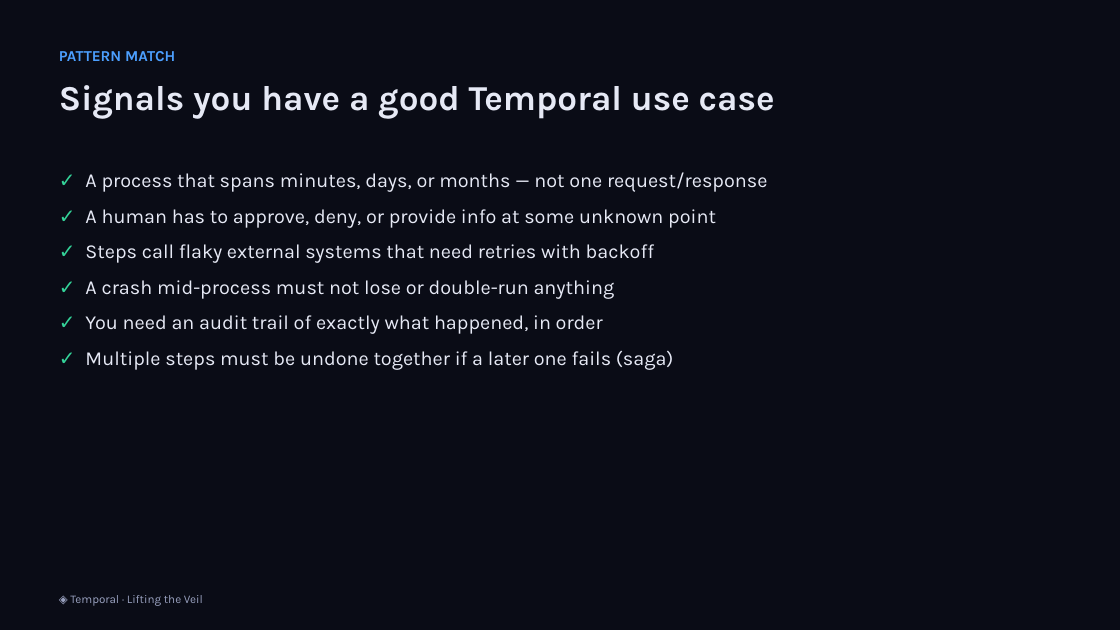
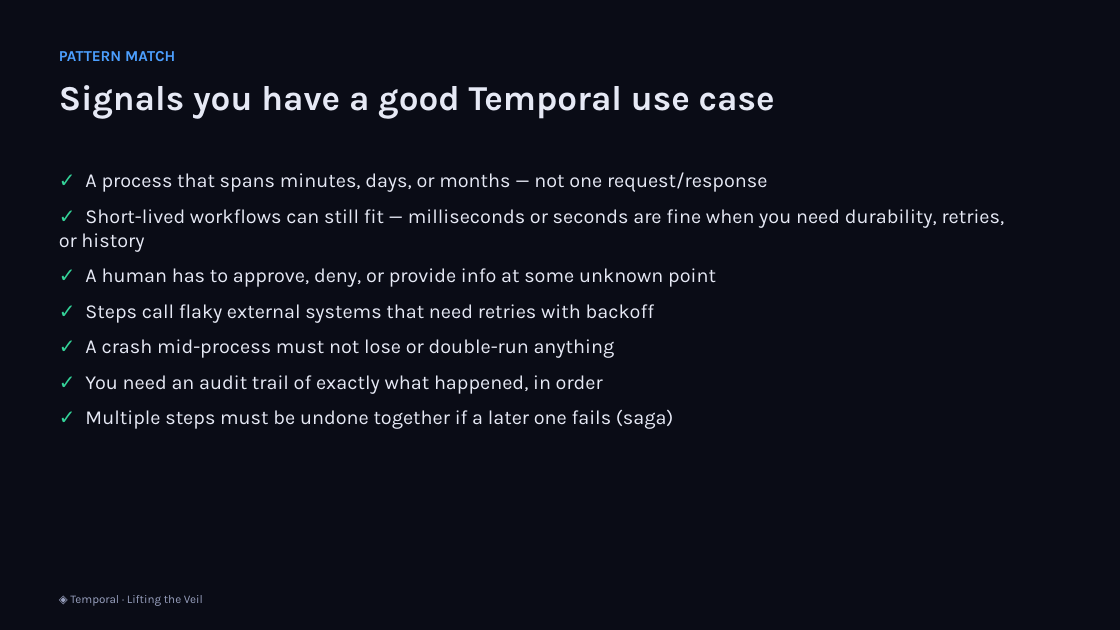
Before and after one commit to simy307/temporal-claims-demo, a slide deck: slide 26 of presentation/Lifting-the-Veil-Temporal-Talk.pptx. Drawn at 1120x630 pixels with LibreOffice and Linux fonts; fonts in the diff are those of the drawing. Boxes give left, top, right and bottom in pixels: in the first picture for what was removed or moved away, otherwise in the second. Text is boxed around its words. In the diff, an @@ line names an element or a change of style, - is before the commit and + after.

```diff
--- a/presentation/Lifting-the-Veil-Temporal-Talk.pptx
+++ b/presentation/Lifting-the-Veil-Temporal-Talk.pptx
@@ text at bbox=[59, 209, 1005, 252]: paragraph added @@
+✓ Short-lived workflows can still fit — milliseconds or seconds are fine when you need durability, retries, or history
```
Also in this commit, not shown: 7 other slides changed, 4 other files.
